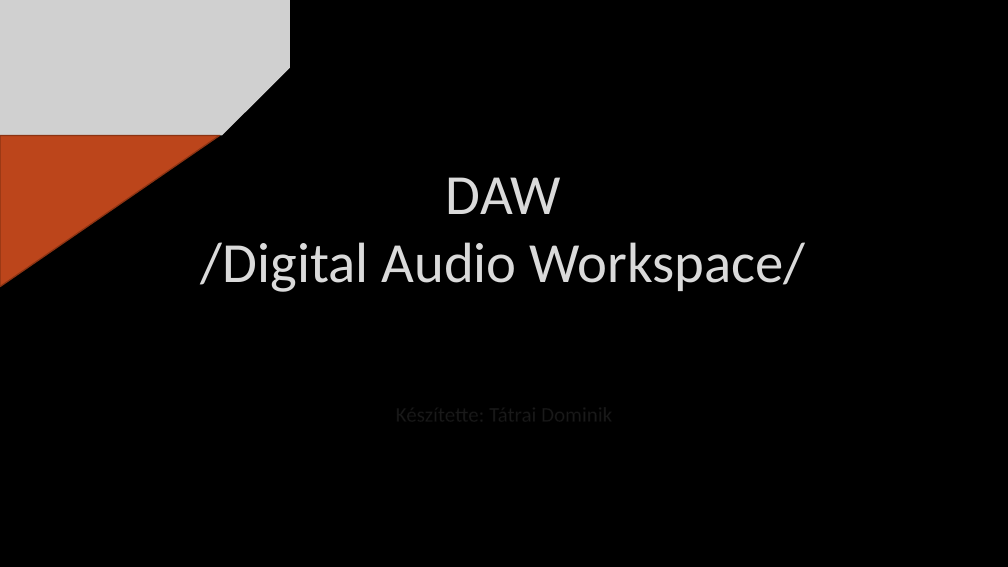
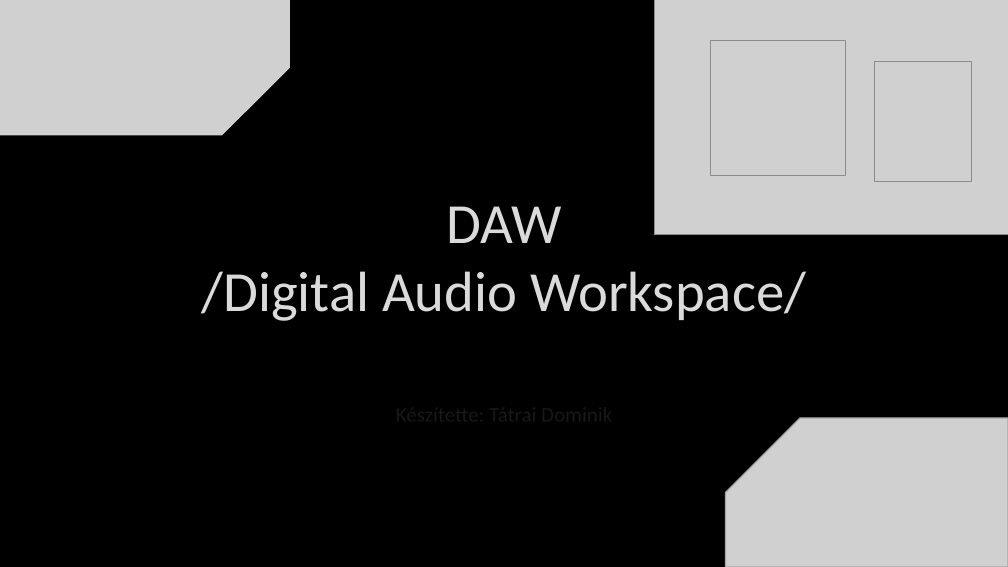
Before and after one commit to TatraiDominik/DAW-PPT, a slide deck: slide 1 of DAW.pptx. Drawn at 1008x567 pixels with LibreOffice and Linux fonts; fonts in the diff are those of the drawing; grey boxes stand for pictures; background and template pictures are left out. Boxes give left, top, right and bottom in pixels: in the first picture for what was removed or moved away, otherwise in the second. Text is boxed around its words. In the diff, an @@ line names an element or a change of style, - is before the commit and + after.

```diff
--- a/DAW.pptx
+++ b/DAW.pptx
@@ picture added at (655,0,1008,235) @@
@@ picture added at (710,40,845,175) @@
@@ picture added at (875,62,972,182) @@
@@ triangle removed at (0,135,219,287) @@
@@ title "DAW /Digital Audio Workspace/": place and size @@
-title "DAW /Digital Audio Workspace/" at (201,177,806,292)
+title "DAW /Digital Audio Workspace/" at (201,206,806,321)
@@ picture added at (726,418,1008,567) @@
```
Also in this commit, not shown: 1 other slide changed, 2 slides added, 1 slide removed.
